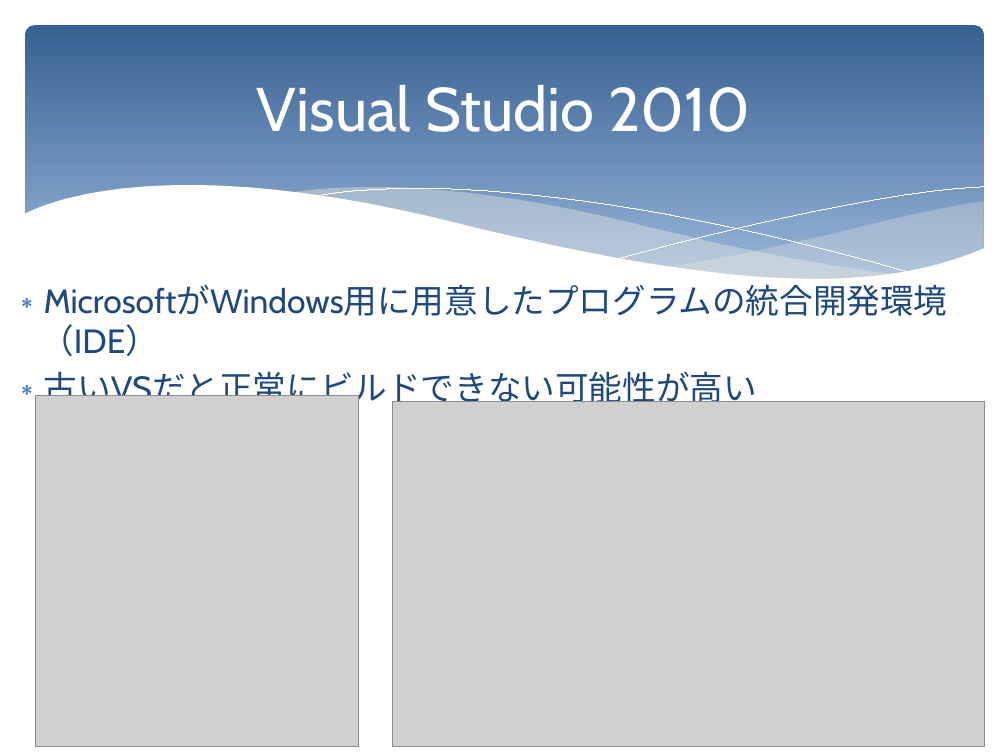
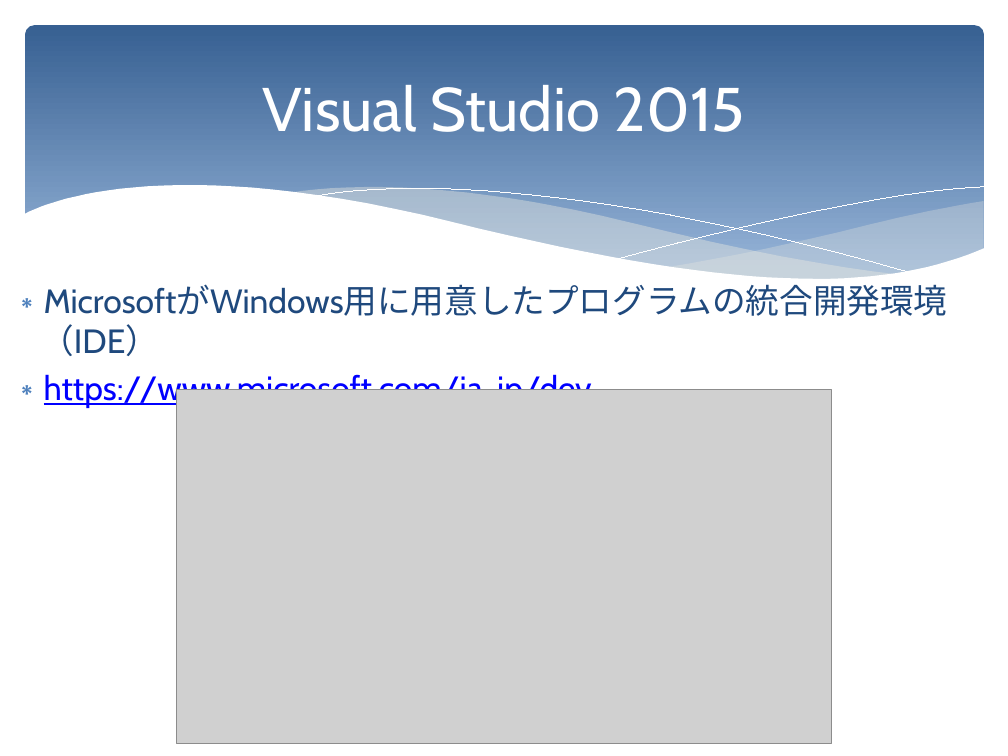
Before and after one commit to KatsuhiroMorishita/birdsong_project, a slide deck: slide 3 of doc/他に揃えたいツール.pptx. Drawn at 1008x756 pixels with LibreOffice and Linux fonts; fonts in the diff are those of the drawing; grey boxes stand for pictures. Boxes give left, top, right and bottom in pixels: in the first picture for what was removed or moved away, otherwise in the second. Text is boxed around its words. In the diff, an @@ line names an element or a change of style, - is before the commit and + after.

Commit message:
ドキュメントの更新
説明書における記述の古い部分を修正した。

```diff
--- a/doc/他に揃えたいツール.pptx
+++ b/doc/他に揃えたいツール.pptx
@@ title at (262, 85, 745, 132): text changed @@
-Visual Studio 2010
+Visual Studio 2015
@@ text at (44, 372, 592, 408): text changed; text colour #1F497D to #0000FF @@
-∗ 古いVSだと正常にビルドできない可能性が高い
+∗ https://www.microsoft.com/ja-jp/dev
@@ picture removed at (35, 395, 358, 746) @@
@@ picture: place and size @@
-picture at (393, 401, 985, 746)
+picture at (176, 390, 831, 745)
```
Also in this commit, not shown: 2 other slides changed, 1 slide added, 1 slide removed, 9 other files.
